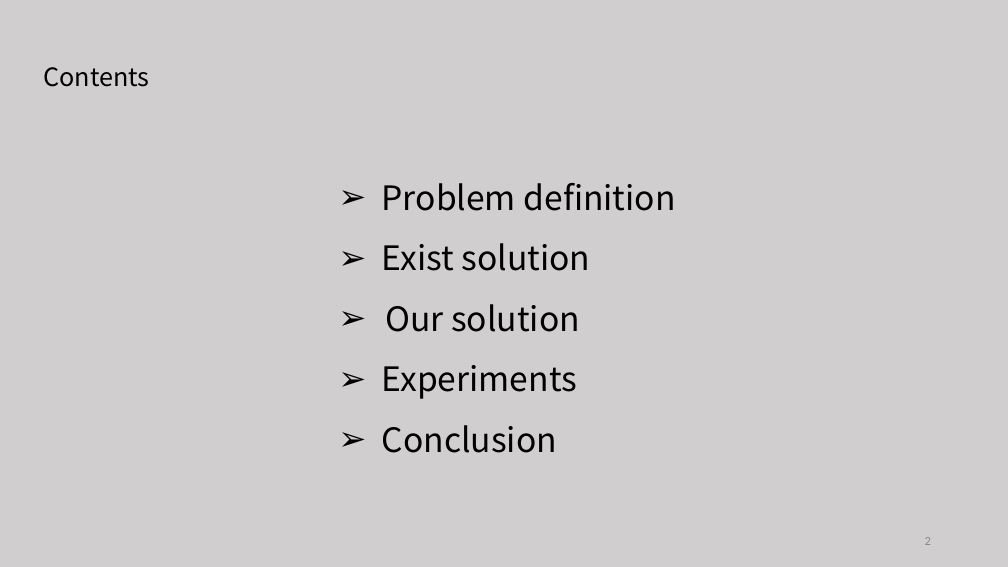
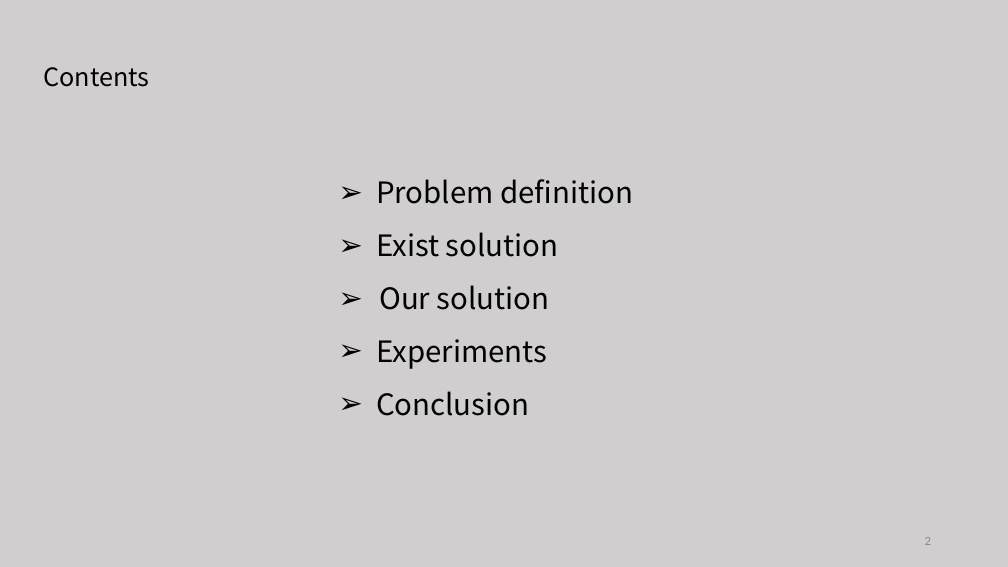
Before and after one commit to tianzhuwei/PPT, a slide deck: slide 2 of 魏天柱--Truss decomposition in massive networks .pptx. Drawn at 1008x567 pixels with LibreOffice and Linux fonts; fonts in the diff are those of the drawing. Boxes give left, top, right and bottom in pixels: in the first picture for what was removed or moved away, otherwise in the second. Text is boxed around its words. In the diff, an @@ line names an element or a change of style, - is before the commit and + after.

```diff
--- a/魏天柱--Truss decomposition in massive networks .pptx
+++ b/魏天柱--Truss decomposition in massive networks .pptx
@@ text "Problem definition" at (376,179,633,416): size 32 to 28 pt @@
```
Also in this commit, not shown: 11 other slides changed, 1 slide added, 1 slide removed.
